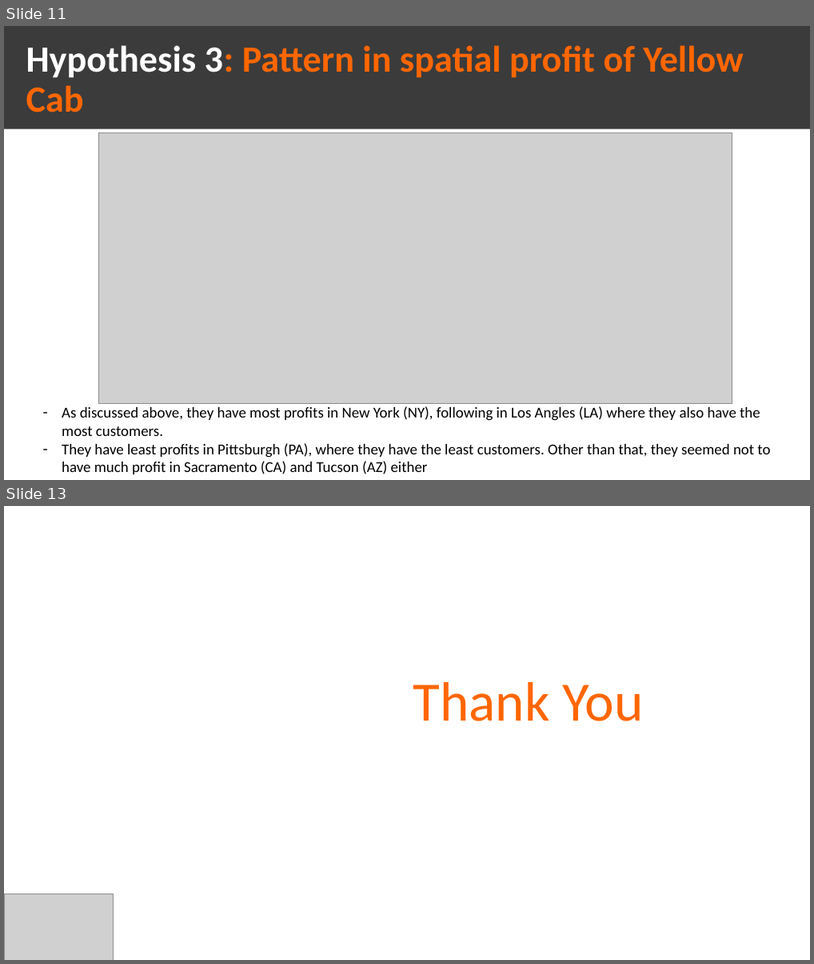
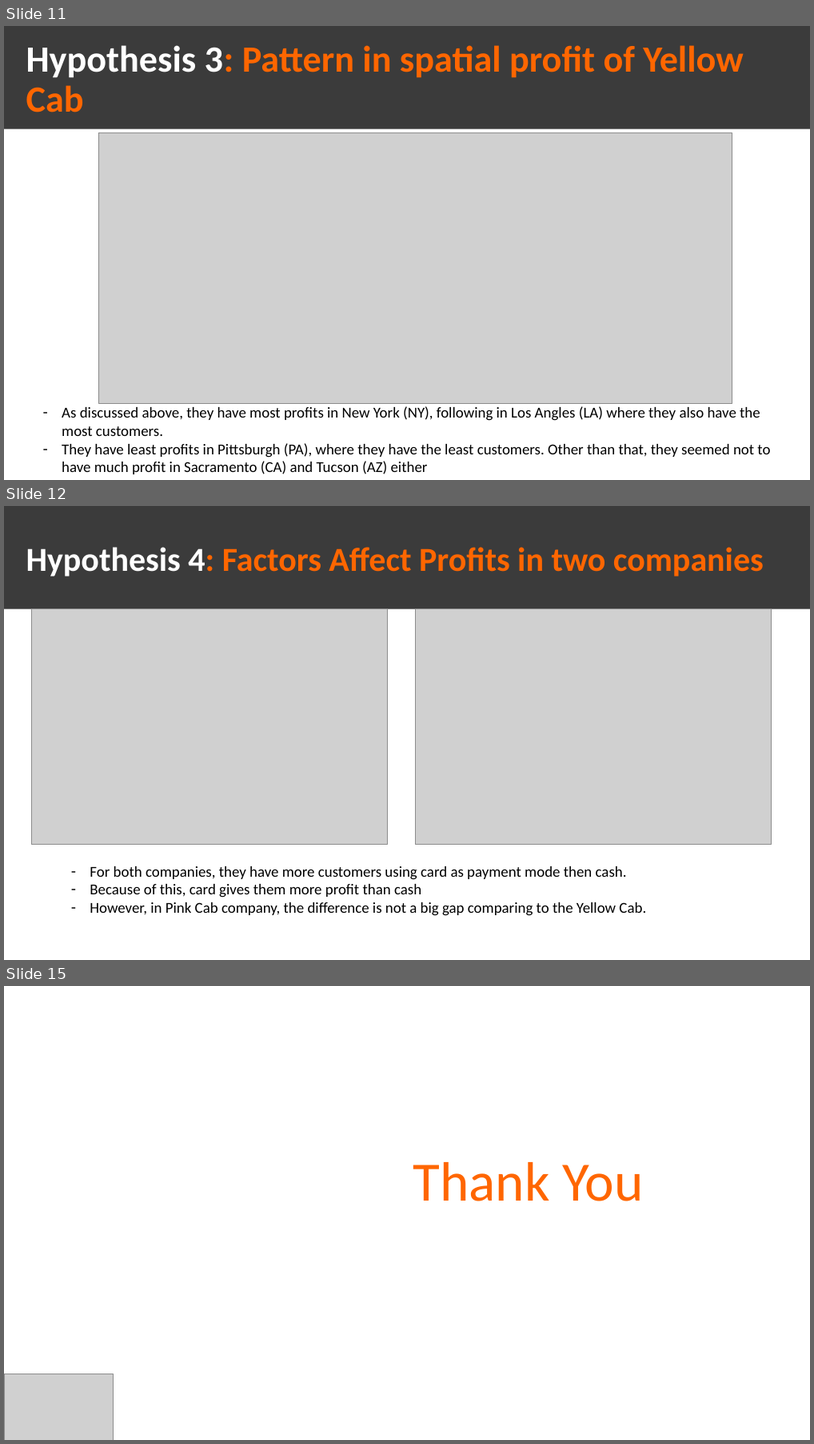
Before and after one commit to qngyn/DataGlacier, a slide deck: Week3/G2M_presentation.pptx. Shown one above the other, each under a label of ours: slides 11 and 13 before the commit, slides 11, 12 and 15 after it; the slides between them are not shown. The pictures are 814x964 and 814x1444 pixels, drawn with LibreOffice and Linux fonts; fonts in the diff are those of the drawing; grey boxes stand for pictures. Boxes give left, top, right and bottom in pixels: in the first picture for what was removed or moved away, otherwise in the second. Text is boxed around its words. In the diff, an @@ line names an element or a change of style, - is before the commit and + after.

Commit message:
Hypothesis 4 (partial)
- Update information for hypothesis 4 (gender, payment type) and its code

```diff
--- a/Week3/G2M_presentation.pptx
+++ b/Week3/G2M_presentation.pptx
@@ slide 12 added at <box>4,506,810,960</box>, background #FFFFFF @@
@@ rectangle added at <box>4,506,810,608</box>, fill #3B3B3B @@
@@ title added at <box>26,547,764,576</box>, 40 pt, text #FF6600, bold @@
+Hypothesis 4: Factors Affect Profits in two companies
@@ picture added at <box>32,609,388,844</box> @@
@@ picture added at <box>415,609,772,844</box> @@
@@ text added at <box>90,866,646,916</box>, 18 pt, text #000000 @@
+– For both companies, they have more customers using card as payment mode then cash.
+– Because of this, card gives them more profit than cash
+– However, in Pink Cab company, the difference is not a big gap comparing to the Yellow Cab.
@@ what was slide 13 is now slide 15 @@
```
Also in this commit, not shown: 1 slide changed, 1 other slide added, 5 other files.
